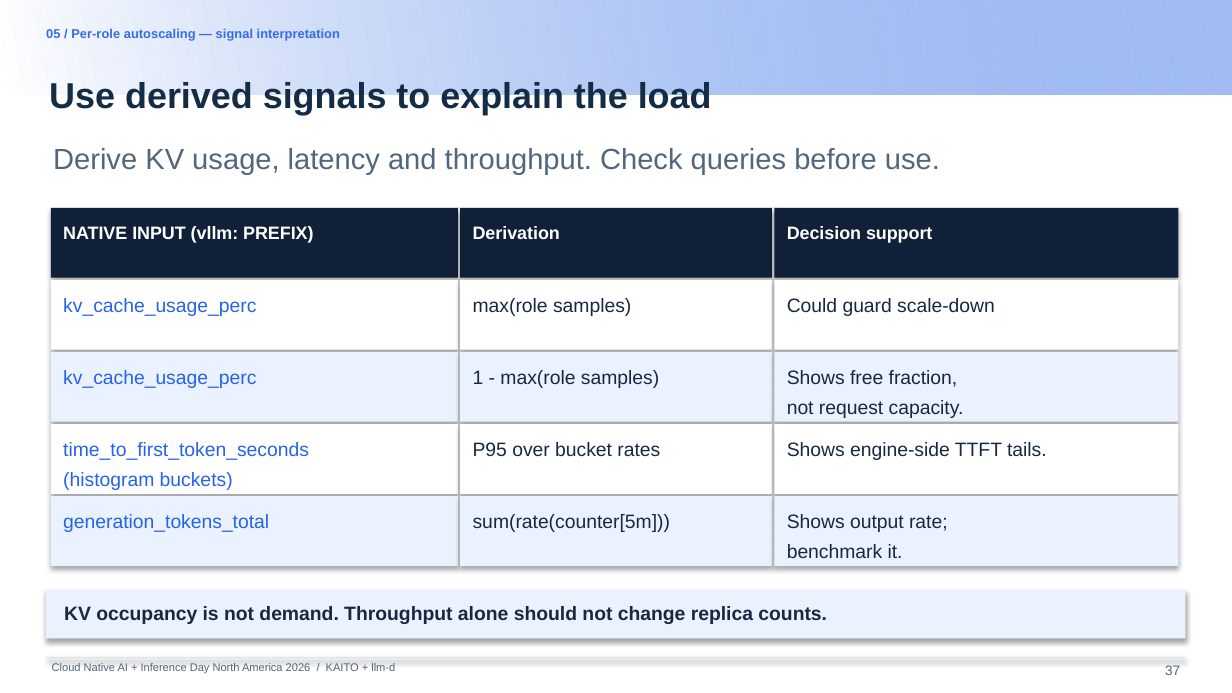
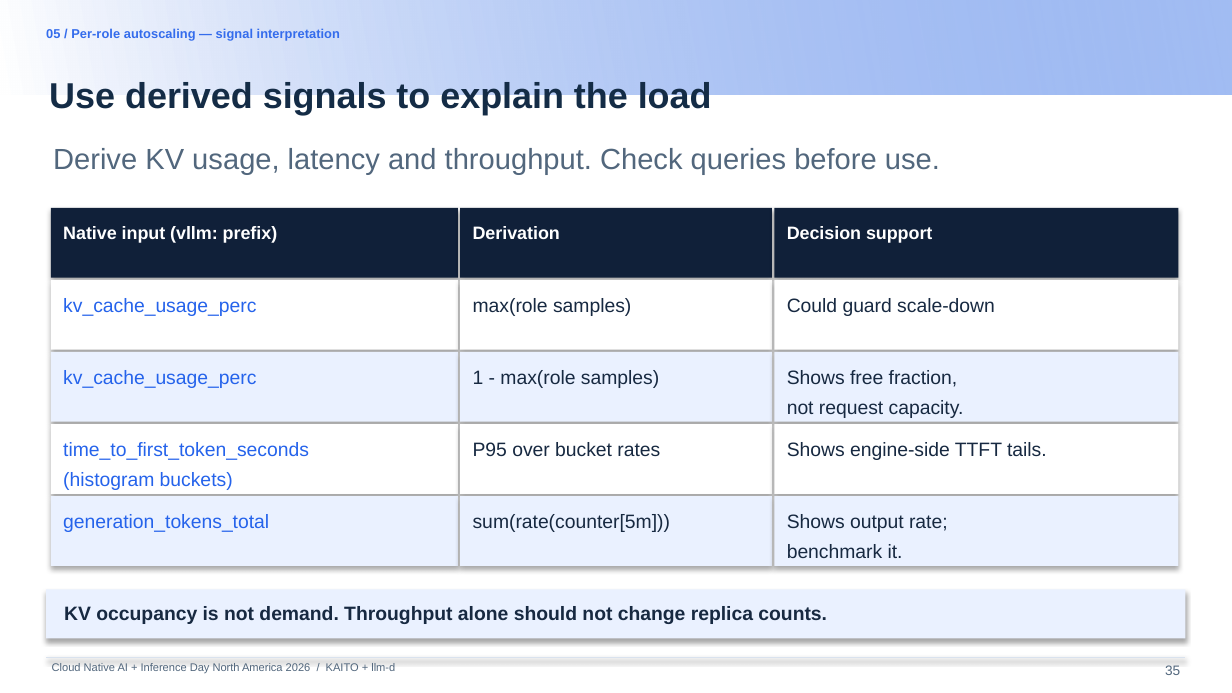
Before and after one commit to andyzhangx/demo, a slide deck: slide 35 of llm/pd-disaggregation/kubecon-na-2026-pd-disaggregation-kaito-llmd.pptx (slide 37 before the commit). Drawn at 1232x693 pixels with LibreOffice and Linux fonts; fonts in the diff are those of the drawing; background and template pictures are left out. Boxes give left, top, right and bottom in pixels: in the first picture for what was removed or moved away, otherwise in the second. Text is boxed around its words. In the diff, an @@ line names an element or a change of style, - is before the commit and + after.

```diff
--- a/llm/pd-disaggregation/kubecon-na-2026-pd-disaggregation-kaito-llmd.pptx
+++ b/llm/pd-disaggregation/kubecon-na-2026-pd-disaggregation-kaito-llmd.pptx
@@ text at (63,226,278,243): text changed @@
-NATIVE INPUT (vllm: PREFIX)
+Native input (vllm: prefix)
@@ page number at (1165,665,1180,675): text changed @@
-37
+35
```
Also in this commit, not shown: 16 other slides changed, 3 slides added, 1 slide removed.
